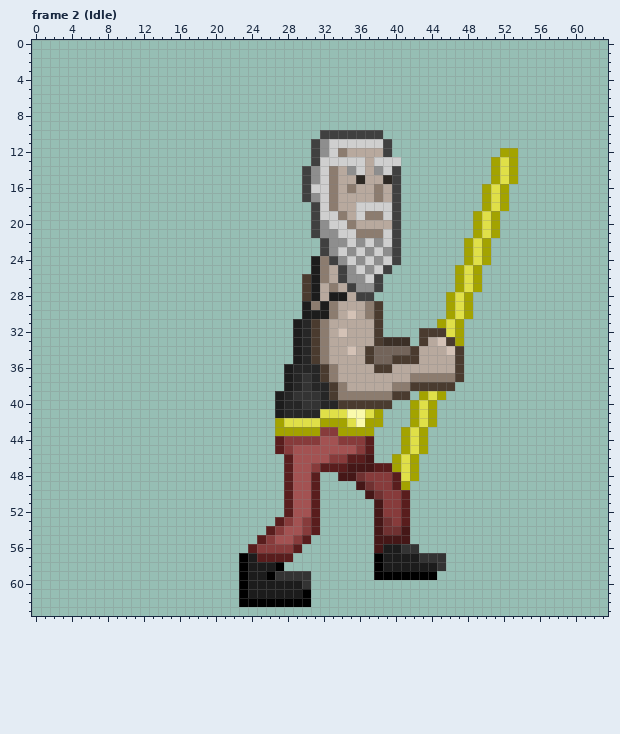
A pixel-art file gets an edit: assets/raw/sprites/player/Player1.ase. The picture above is the old version.
64x64 pixels, 11 frames. Shown: frame 2 (Idle). The commit also changed other frames, which this record leaves out.
After the commit:
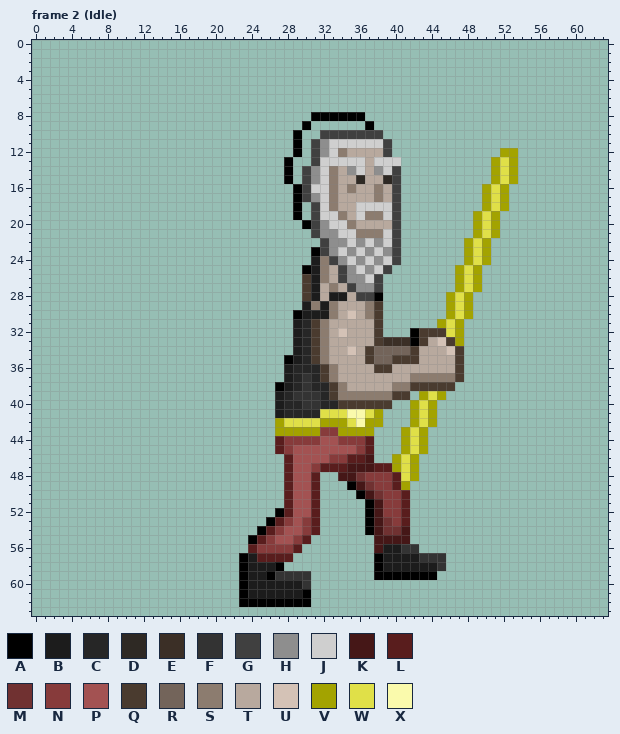
Palette (. is transparent): A #000000  B #1c1c1c  C #262626  D #2e2924  E #3b2f26  F #333333  G #404040  H #8e8e8e  J #cfcfcf  K #451717  L #591d1d  M #703131  N #873b3b  P #a35252  Q #4a3b2f  R #73645a  S #8c7c6f  T #b8a99e  U #d4c2b6  V #a3a300  W #e0e048  X #fafaac
Difference:
{"change": "layer \"Outline\" now shown"}
{"where": "frame 2 (Idle), layer \"Outline\""}
{"frame":2,"y":8,"x":31,"old":"......","new":"AAAAAA"}
{"frame":2,"y":9,"x":30,"old":".","new":"A"}
{"frame":2,"y":9,"x":37,"old":".","new":"A"}
{"frame":2,"y":10,"x":29,"old":".","new":"A"}
{"frame":2,"y":11,"x":29,"old":".","new":"A"}
{"frame":2,"y":12,"x":29,"old":".","new":"A"}
{"frame":2,"y":13,"x":28,"old":".","new":"A"}
{"frame":2,"y":14,"x":28,"old":".","new":"A"}
{"frame":2,"y":15,"x":28,"old":".","new":"A"}
{"frame":2,"y":16,"x":29,"old":".","new":"A"}
{"frame":2,"y":17,"x":29,"old":".","new":"A"}
{"frame":2,"y":18,"x":29,"old":".","new":"A"}
{"frame":2,"y":19,"x":29,"old":".","new":"A"}
{"frame":2,"y":20,"x":30,"old":".","new":"A"}
{"frame":2,"y":23,"x":31,"old":".","new":"A"}
{"frame":2,"y":25,"x":30,"old":".","new":"A"}
{"frame":2,"y":28,"x":38,"old":".","new":"A"}
{"frame":2,"y":30,"x":29,"old":".","new":"A"}
{"frame":2,"y":32,"x":42,"old":".","new":"A"}
{"frame":2,"y":33,"x":42,"old":".","new":"A"}
{"frame":2,"y":35,"x":28,"old":".","new":"A"}
{"frame":2,"y":38,"x":27,"old":".","new":"A"}
{"frame":2,"y":49,"x":35,"old":".","new":"A"}
{"frame":2,"y":50,"x":36,"old":".","new":"A"}
{"frame":2,"y":51,"x":37,"old":".","new":"A"}
{"frame":2,"y":52,"x":27,"old":".","new":"A"}
{"frame":2,"y":52,"x":37,"old":".","new":"A"}
{"frame":2,"y":53,"x":26,"old":".","new":"A"}
{"frame":2,"y":53,"x":37,"old":".","new":"A"}
{"frame":2,"y":54,"x":25,"old":".","new":"A"}
{"frame":2,"y":54,"x":37,"old":".","new":"A"}
{"frame":2,"y":55,"x":24,"old":".","new":"A"}
{"label":"added","picture_box":[284,112,374,274]}
{"label":"added","picture_box":[374,292,383,301]}
{"label":"added","picture_box":[275,310,302,391]}
{"label":"added","picture_box":[410,328,419,346]}
{"label":"added","picture_box":[347,481,374,535]}
{"label":"added","picture_box":[248,508,284,544]}
